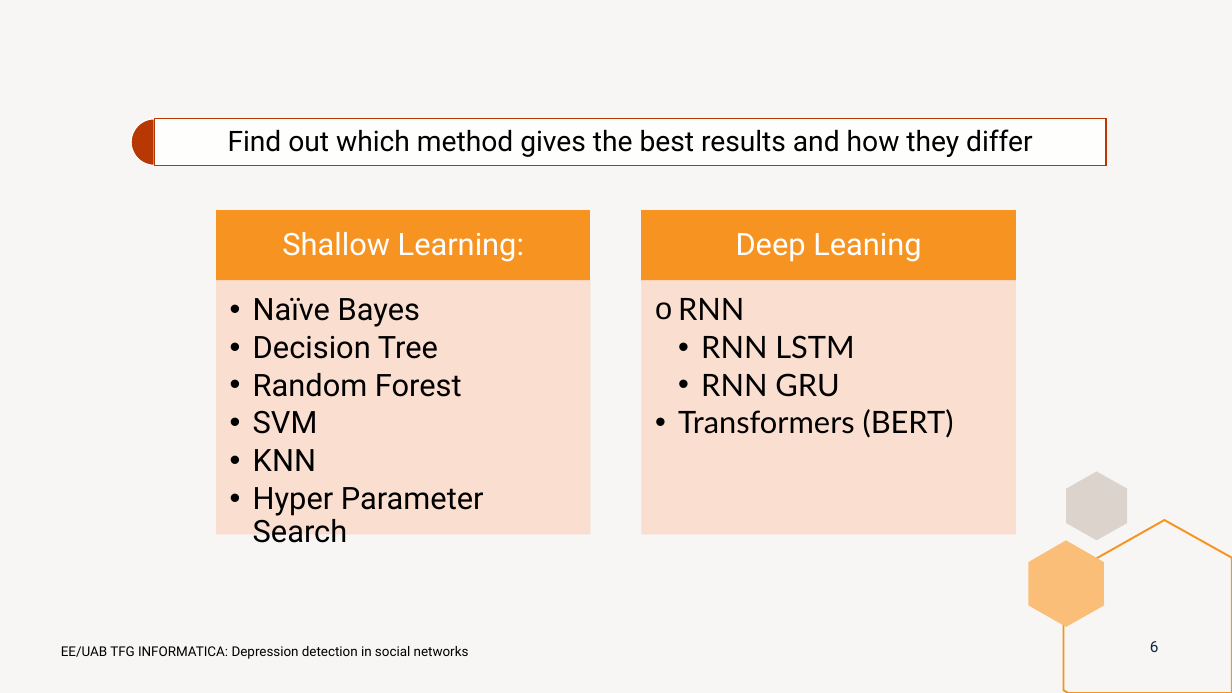
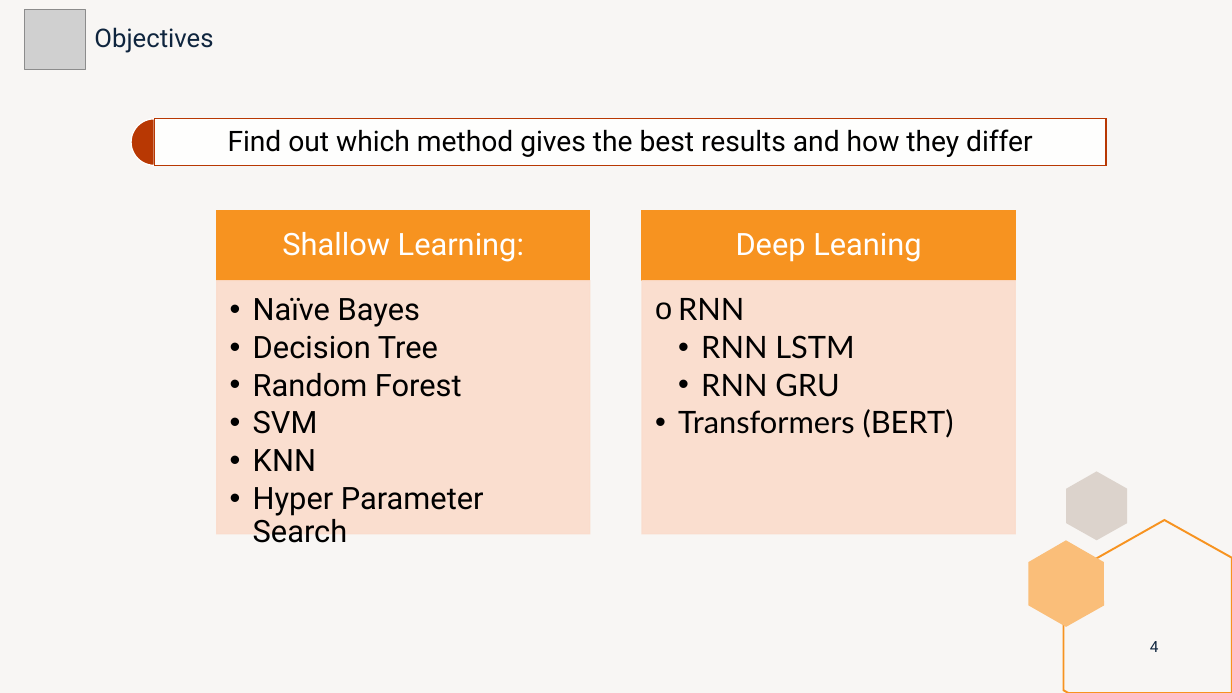
Before and after one commit to marti1999/TFG, a slide deck: slide 4 of informes/entrega final/presentation.pptx (slide 6 before the commit). Drawn at 1232x693 pixels with LibreOffice and Linux fonts; fonts in the diff are those of the drawing; grey boxes stand for pictures. Boxes give left, top, right and bottom in pixels: in the first picture for what was removed or moved away, otherwise in the second. Text is boxed around its words. In the diff, an @@ line names an element or a change of style, - is before the commit and + after.

```diff
--- a/informes/entrega final/presentation.pptx
+++ b/informes/entrega final/presentation.pptx
@@ picture added at [25, 9, 85, 70] @@
@@ text added at [94, 27, 213, 53], 20 pt, text #0F253E @@
+Objectives
@@ text removed at [61, 646, 469, 659] @@
-EE/UAB TFG INFORMATICA: Depression detection in social networks
@@ page number at [1150, 641, 1159, 652]: text changed @@
-6
+4
```
Also in this commit, not shown: 13 other slides changed, 11 slides added, 11 slides removed, 1 other file.
